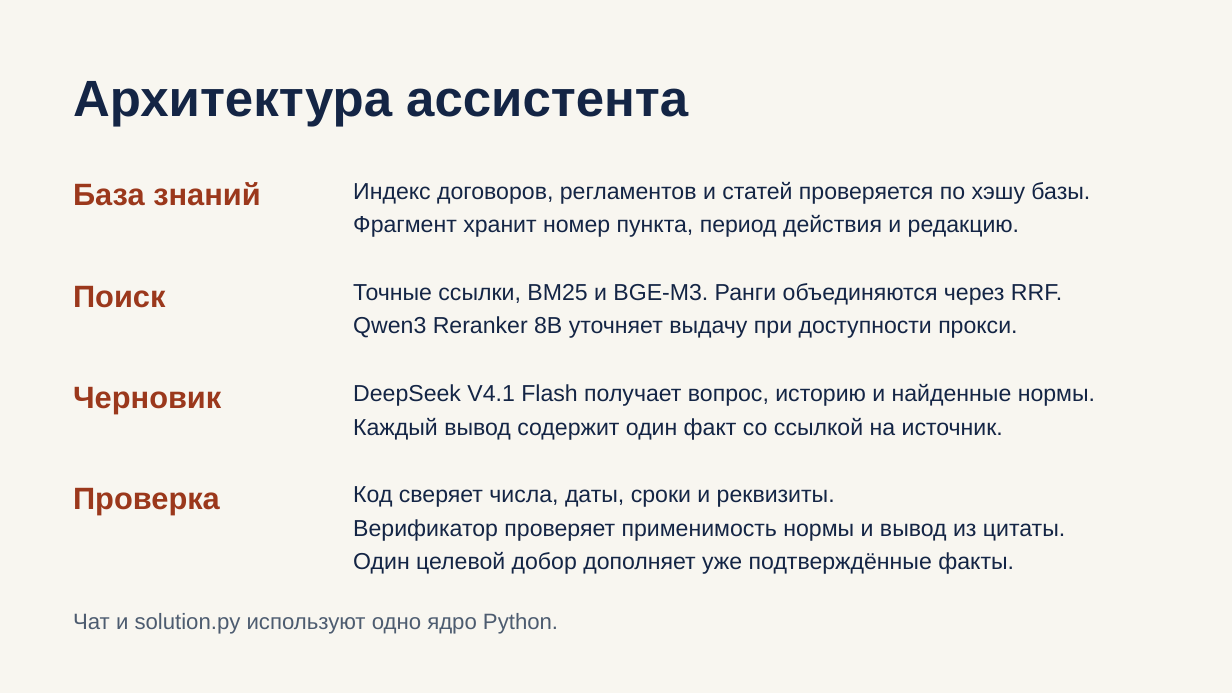
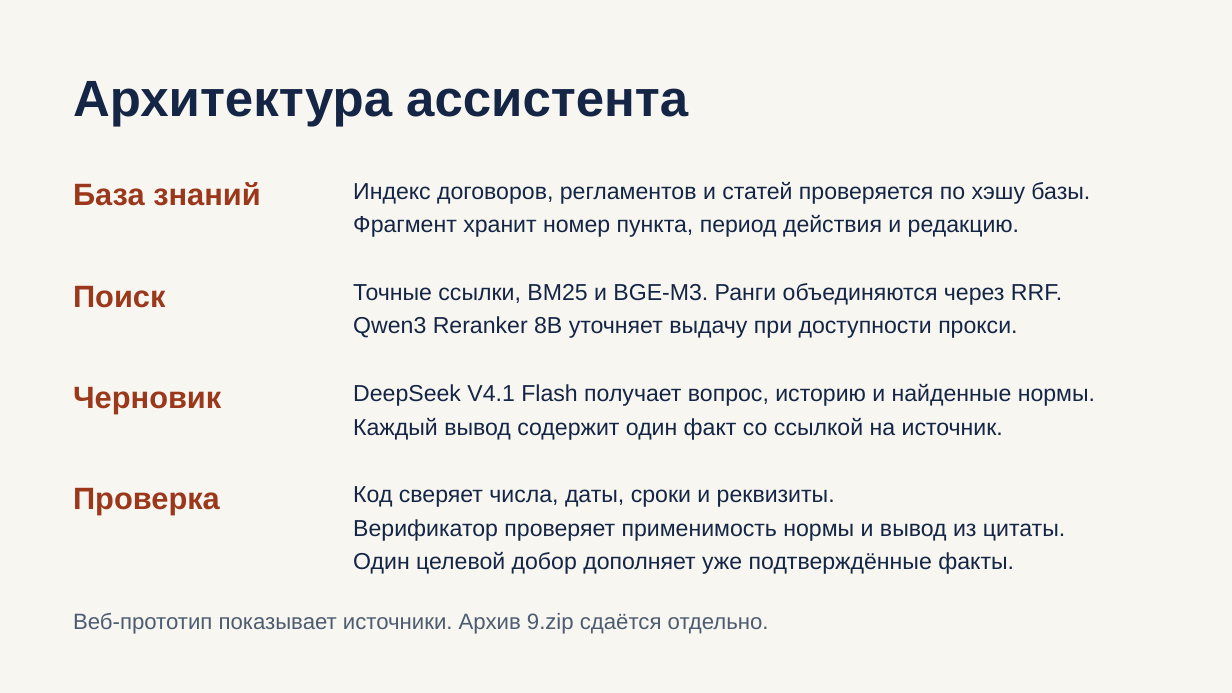
Before and after one commit to filipp880/Alfa-PSB, a slide deck: slide 3 of presentation.pptx. Drawn at 1232x693 pixels with LibreOffice and Linux fonts; fonts in the diff are those of the drawing. Boxes give left, top, right and bottom in pixels: in the first picture for what was removed or moved away, otherwise in the second. Text is boxed around its words. In the diff, an @@ line names an element or a change of style, - is before the commit and + after.

```diff
--- a/presentation.pptx
+++ b/presentation.pptx
@@ text at [73,613,769,634]: text changed @@
-Чат и solution.py используют одно ядро Python.
+Веб-прототип показывает источники. Архив 9.zip сдаётся отдельно.
```
Also in this commit, not shown: 1 other slide changed, 1 slide added, 16 other files.
